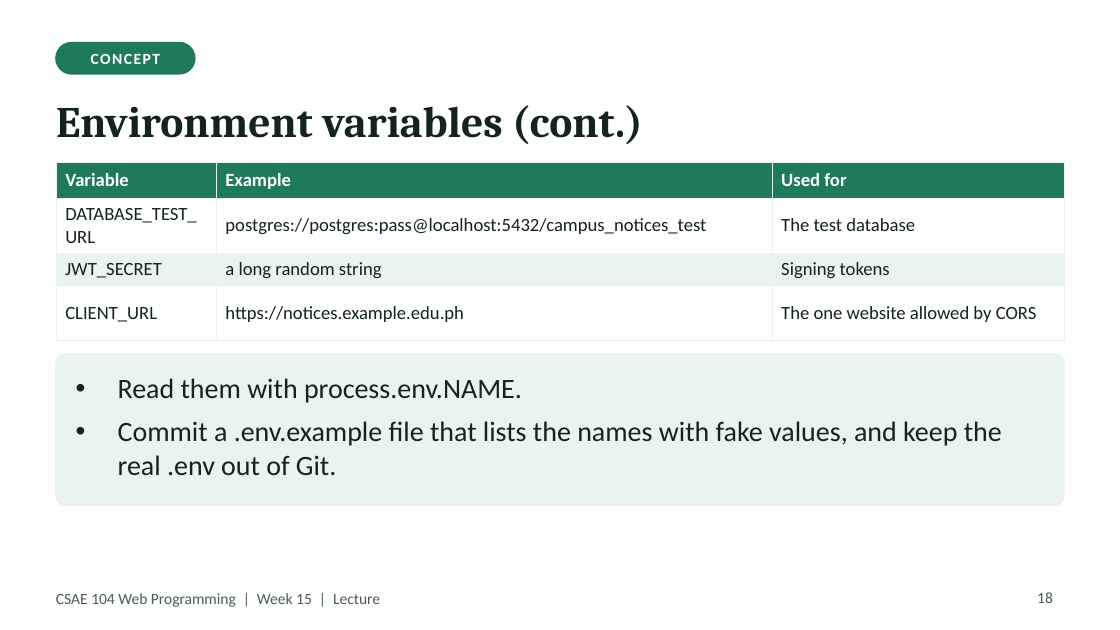
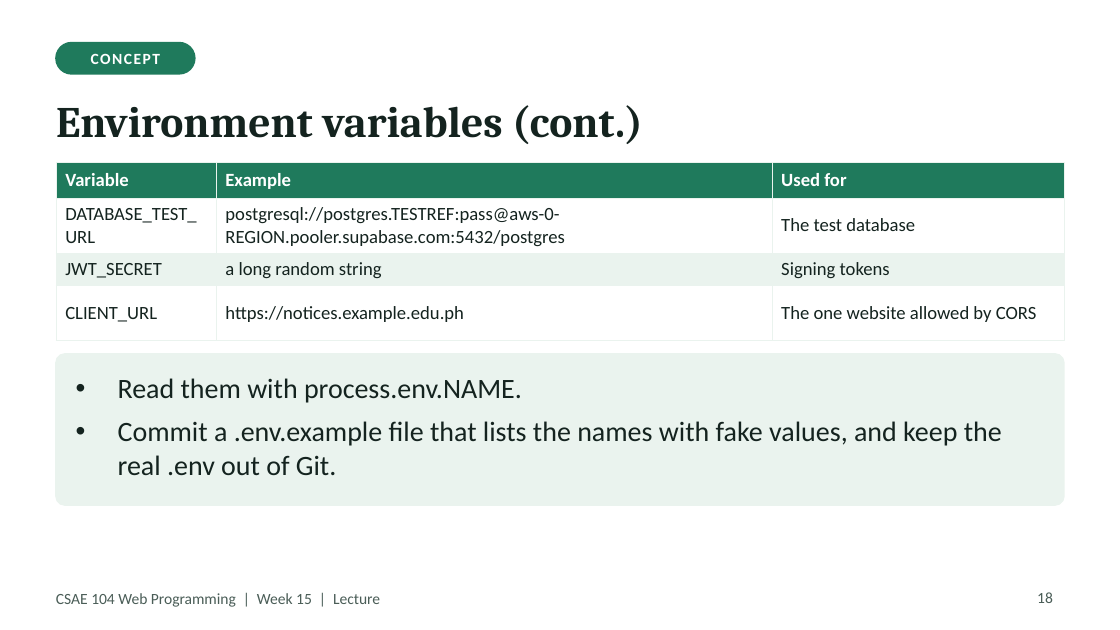
Before and after one commit to Haydzz9/sae104-site, a slide deck: slide 18 of downloads/lecture/Week_17_Lecture_Testing_environment_variables_and_deploy.pptx. Drawn at 1120x630 pixels with LibreOffice and Linux fonts; fonts in the diff are those of the drawing. Boxes give left, top, right and bottom in pixels: in the first picture for what was removed or moved away, otherwise in the second. Text is boxed around its words. In the diff, an @@ line names an element or a change of style, - is before the commit and + after.

```diff
--- a/downloads/lecture/Week_17_Lecture_Testing_environment_variables_and_deploy.pptx
+++ b/downloads/lecture/Week_17_Lecture_Testing_environment_variables_and_deploy.pptx
@@ table at bbox=[56, 162, 1064, 326] @@
-row 2, column 2: postgres://postgres:pass@localhost:5432/campus_notices_test
+row 2, column 2: postgresql://postgres.TESTREF:pass@aws-0-REGION.pooler.supabase.com:5432/postgres
```
Also in this commit, not shown: 7 other slides changed, 21 other files.
